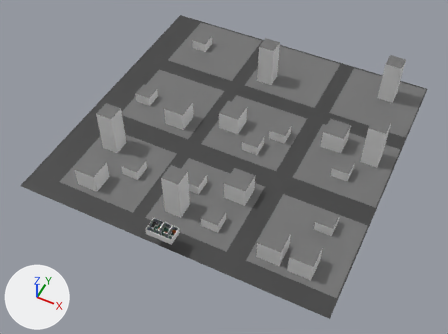
Renders of the Blender file models/apartment.blend from each side of a commit.
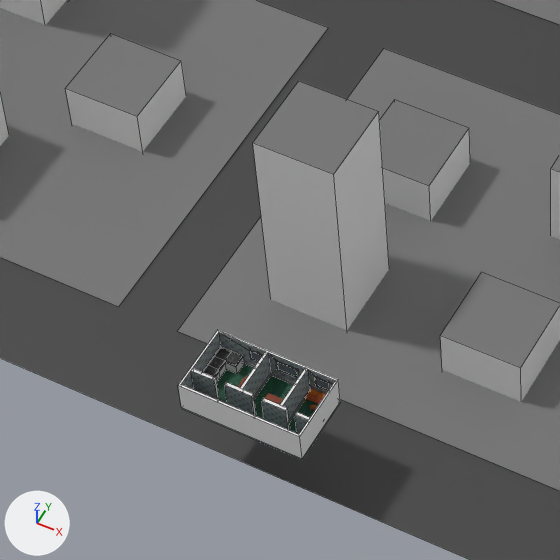
There are two pictures of each version: one whole from a 50 mm lens placed at (158.8, -218.5, 369.3), pointed at (3.4, 92.4, -19.4), one close up on the part from 24% to 50% of the width and 44% to 80% of the height. The axes (+X, +Y, +Z) are drawn at lower left. The lights are the same throughout. The close-ups show mesh edges as thin lines.
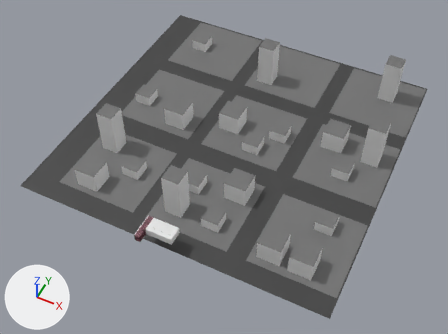
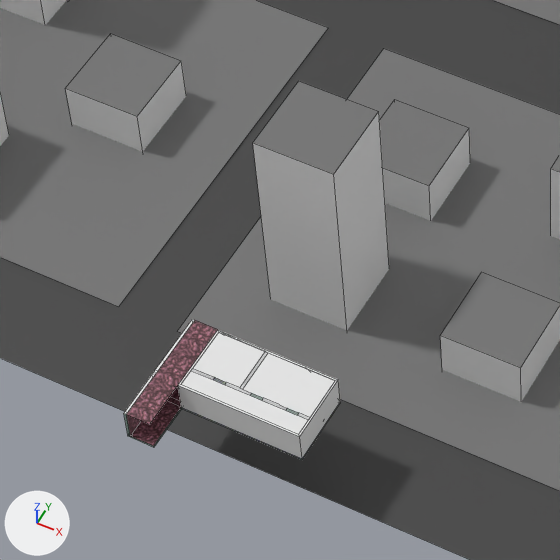
The change, as a list of edits to the scene's bpy script:
```text
Add img_flesh_texture_jpg:
    img_flesh_texture_jpg = load_image('flesh_texture.jpg', 'flesh_texture.jpg', 128, 128, 'sRGB')
Add mat_flesh:
    mat_flesh = principled_material('Flesh')
    mat_flesh.texture = img_flesh_texture_jpg
Change me_plane:
    used by ob_apartment; location = (0.0, 0.0, 0.0)
    remove me_plane.from_pydata(...)  # 170 vertices, 147 faces, 1 loose edge; spans x -10.4..10.9, y -6.6..5.1, z -0.4..5.7
    add me_plane.from_pydata(...)  # 224 vertices, 190 faces, 1 loose edge; spans x -15.0..10.9, y -14.7..5.1, z -1.0..5.7
    me_plane part 1
    6 vertices are removed from x -5.9..8.2, y -3.4..-2.9, z 5.7
    30 faces are deleted
    1 loose edge is deleted
    5 vertices in x -5.9, y -3.4..-2.8, z 0.0..0.5 move by (-0.2, 0.0, 0.0)
    5 vertices in x 0.7, y -3.4..-2.8, z 0.0..0.5 move by (-0.3, 0.0, 0.0)
    5 vertices in x 8.2, y -3.4..-2.8, z 0.0..0.5 move by (0.5, 0.0, 0.0)
    20 vertices are added at x -15.0..8.7, y -14.7..-2.9, z -1.0..5.7
    5 new vertices lie (-4.1, 0.0, 0.0) away from vertices in x -10.4, y -6.6..5.1, z -0.4..5.7
    5 new vertices lie (0.0, -8.1, 0.0) away from vertices in x -14.5..-10.4, y -6.6, z -0.4..5.7
    6 new vertices lie (-0.5, 0.0, 0.0) away from vertices in x -14.5, y -14.7..5.1, z -0.4..5.7
    6 new vertices lie (0.0, -8.9, 0.0) away from vertices in x -15.0..-10.4, y 5.1, z 0.0..5.7
    6 new vertices lie (0.0, -2.0, 0.0) away from vertices in x -15.0..-10.4, y -3.8, z 0.0..5.7
    6 new vertices lie (0.0, 0.0, 4.6) away from vertices in x -10.4..2.4, y -5.8..-3.4, z 0.0
    6 new vertices lie (0.0, 0.5, 0.0) away from vertices in x -10.0..2.4, y -6.3..-3.4, z 0.0..5.7
    1 loose edge is added
    13 new faces join them, mat_flesh (picture img_flesh_texture_jpg)
    30 new faces join them, mat_wallpaper (picture img_wallpaper_texture_png)
    30 new faces join them, mat_protectors (white #e7e7e7)
    me_plane part 2: 8 kept faces spanning x -10.0..10.6, y -6.3..4.8, z 0.0..5.7 get new texture (UV) coordinates
    add me_plane.materials.append(mat_flesh)  # picture img_flesh_texture_jpg
Add me_plane_019:
    me_plane_019.from_pydata(...)  # 4 vertices, 1 face; spans x -10.0..10.6, y -6.3..4.8, z 5.7
    me_plane_019.materials.append(mat_protectors)  # white #e7e7e7
Add ob_roof:
    ob_roof = bpy.data.objects.new('Roof', me_plane_019)
    ob_roof.location = (0.0, 0.0, 0.0)
```

Pixel boxes [x1, y1, x2, y2] of what changed, in the close-ups (560 x 560 px):
'Apartment', reshaped (33% wider, 8% taller)
    before: [178, 330, 340, 460]
    after: [124, 319, 340, 460]
'Roof', added
    after: [181, 332, 335, 434]
part 1 of me_plane, built on
    before: [178, 330, 319, 434]
    after: [124, 319, 310, 447]
part 2 of me_plane, surface changed
    before: [219, 332, 335, 394]
